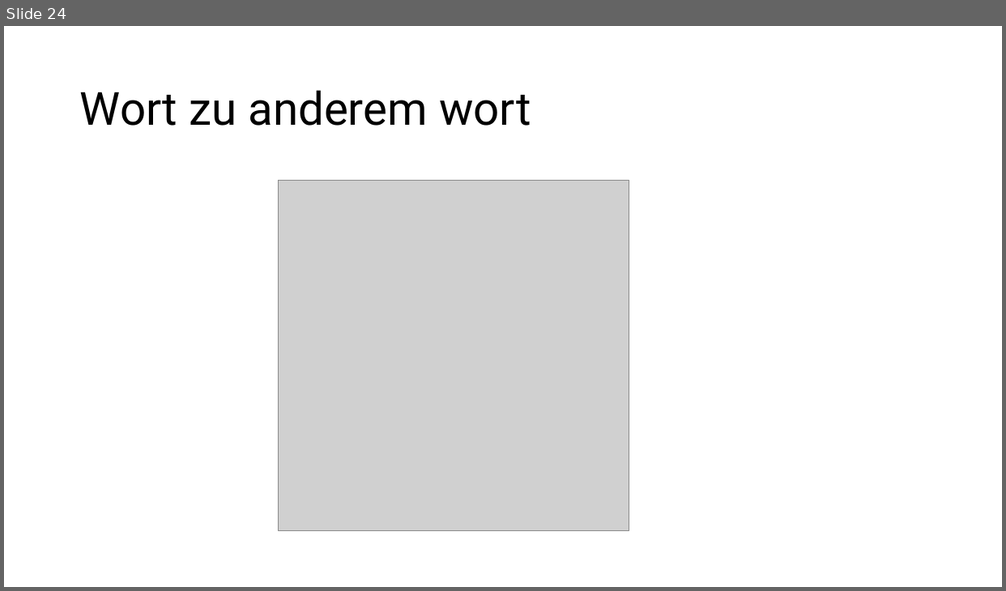
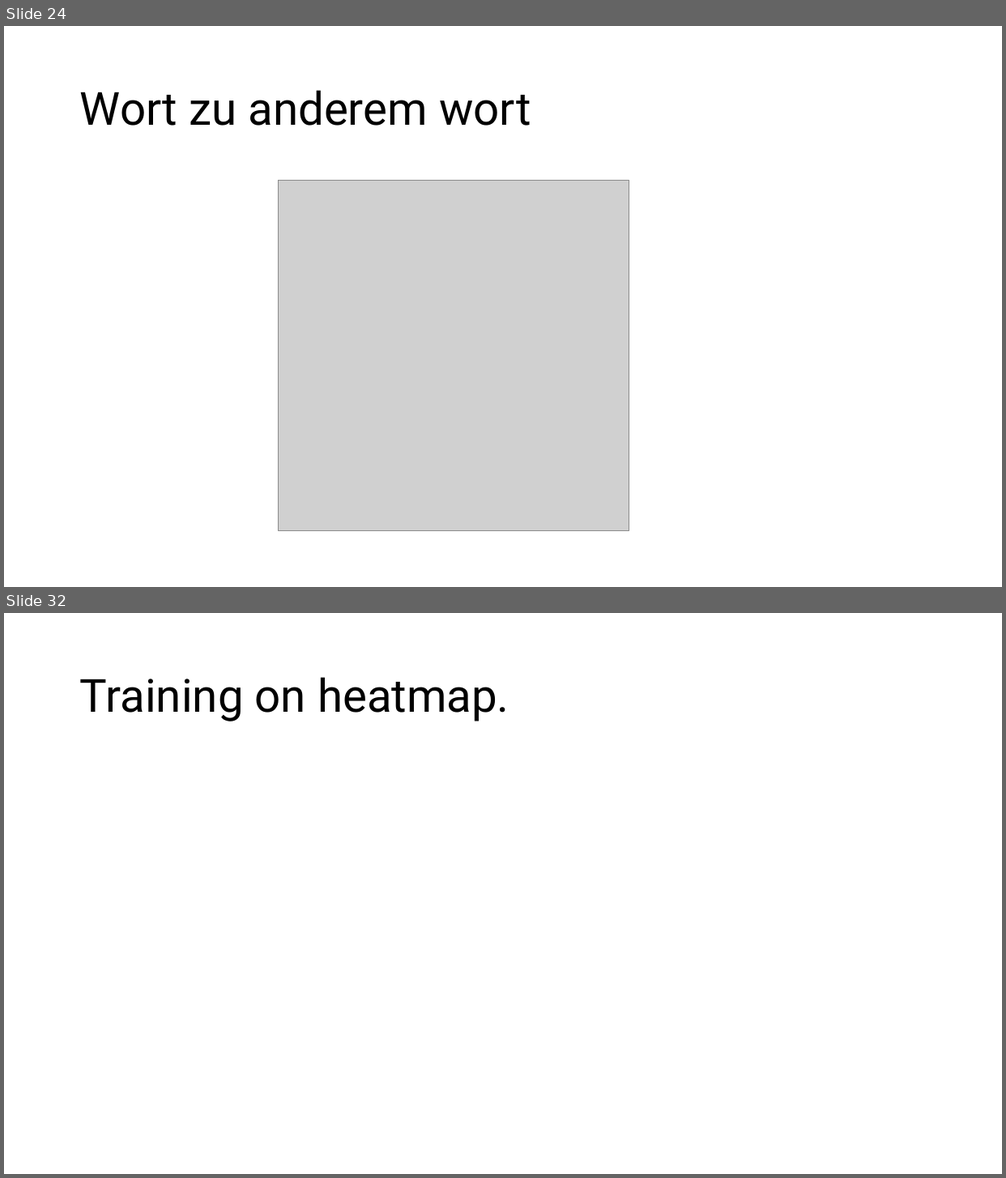
Before and after one commit to Steckdose007/Masterthesis, a slide deck: Interim report 2.pptx. Shown one above the other, each under a label of ours: slide 24 before the commit, slides 24 and 32 after it; the slides between them are not shown. The pictures are 1006x591 and 1006x1178 pixels, drawn with LibreOffice and Linux fonts; fonts in the diff are those of the drawing; grey boxes stand for pictures. Boxes give left, top, right and bottom in pixels: in the first picture for what was removed or moved away, otherwise in the second. Text is boxed around its words. In the diff, an @@ line names an element or a change of style, - is before the commit and + after.

Commit message:
made a script to train the logistic regressino algo on the AuC

```diff
--- a/Interim report 2.pptx
+++ b/Interim report 2.pptx
@@ slide 32 added at (x1=4, y1=613, x2=1002, y2=1174), background #FFFFFF @@
@@ title added at (x1=80, y1=677, x2=509, y2=722), 44 pt, text #000000 @@
+Training on heatmap.
```
Also in this commit, not shown: 1 slide changed, 7 other slides added, 6 other files.
